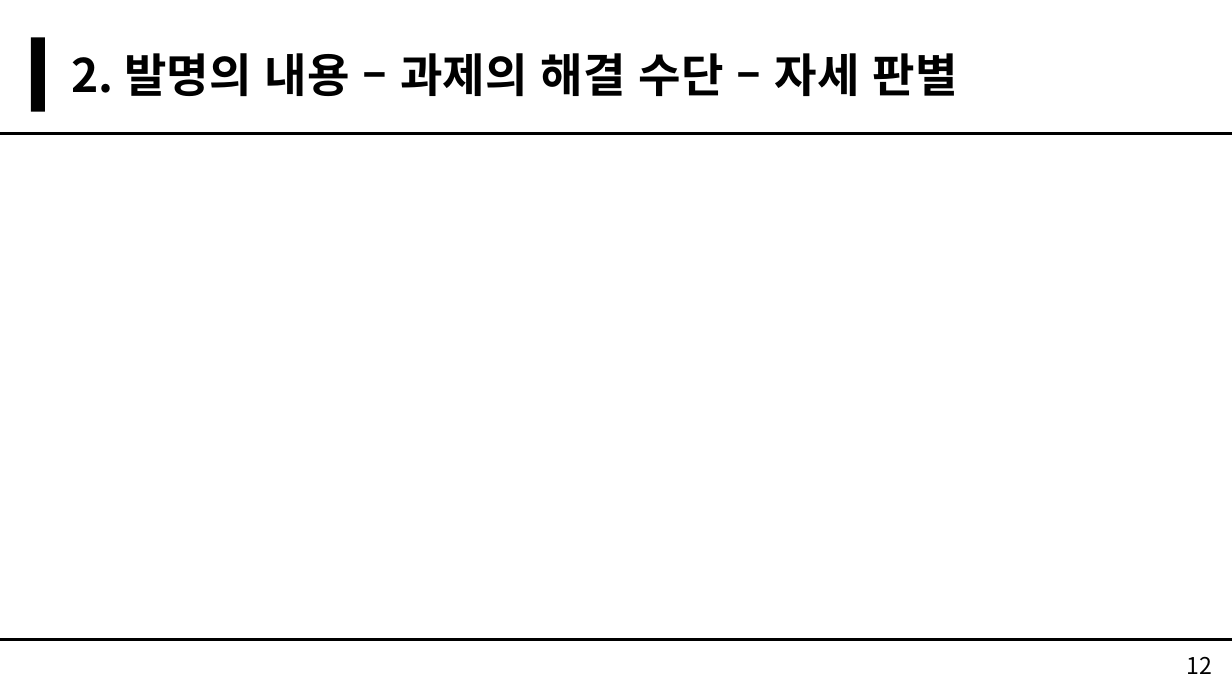
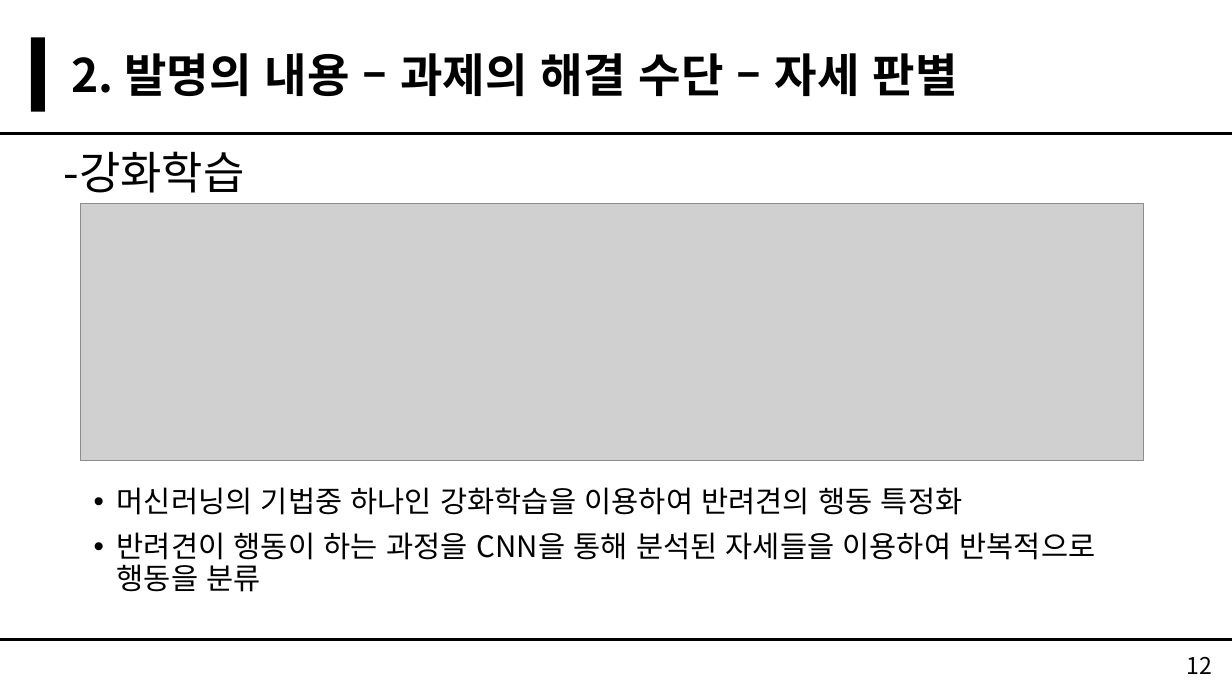
Before and after one commit to greatmanfantasy/GGCS, a slide deck: slide 12 of Report/특허경진대회/특허경진대회 발표 PPT - 개가천선.pptx. Drawn at 1232x693 pixels with LibreOffice and Linux fonts; fonts in the diff are those of the drawing; grey boxes stand for pictures. Boxes give left, top, right and bottom in pixels: in the first picture for what was removed or moved away, otherwise in the second. Text is boxed around its words. In the diff, an @@ line names an element or a change of style, - is before the commit and + after.

Commit message:
자세판별부 추가

```diff
--- a/Report/특허경진대회/특허경진대회 발표 PPT - 개가천선.pptx
+++ b/Report/특허경진대회/특허경진대회 발표 PPT - 개가천선.pptx
@@ text added at (x1=64, y1=151, x2=245, y2=193), 35 pt, text #000000 @@
+-강화학습
@@ picture added at (x1=80, y1=203, x2=1143, y2=460) @@
@@ text added at (x1=117, y1=487, x2=1096, y2=592), 23 pt, text #000000 @@
+• 머신러닝의 기법중 하나인 강화학습을 이용하여 반려견의 행동 특정화
+• 반려견이 행동이 하는 과정을 CNN을 통해 분석된 자세들을 이용하여 반복적으로 행동을 분류
```
Also in this commit, not shown: 3 other slides changed.
